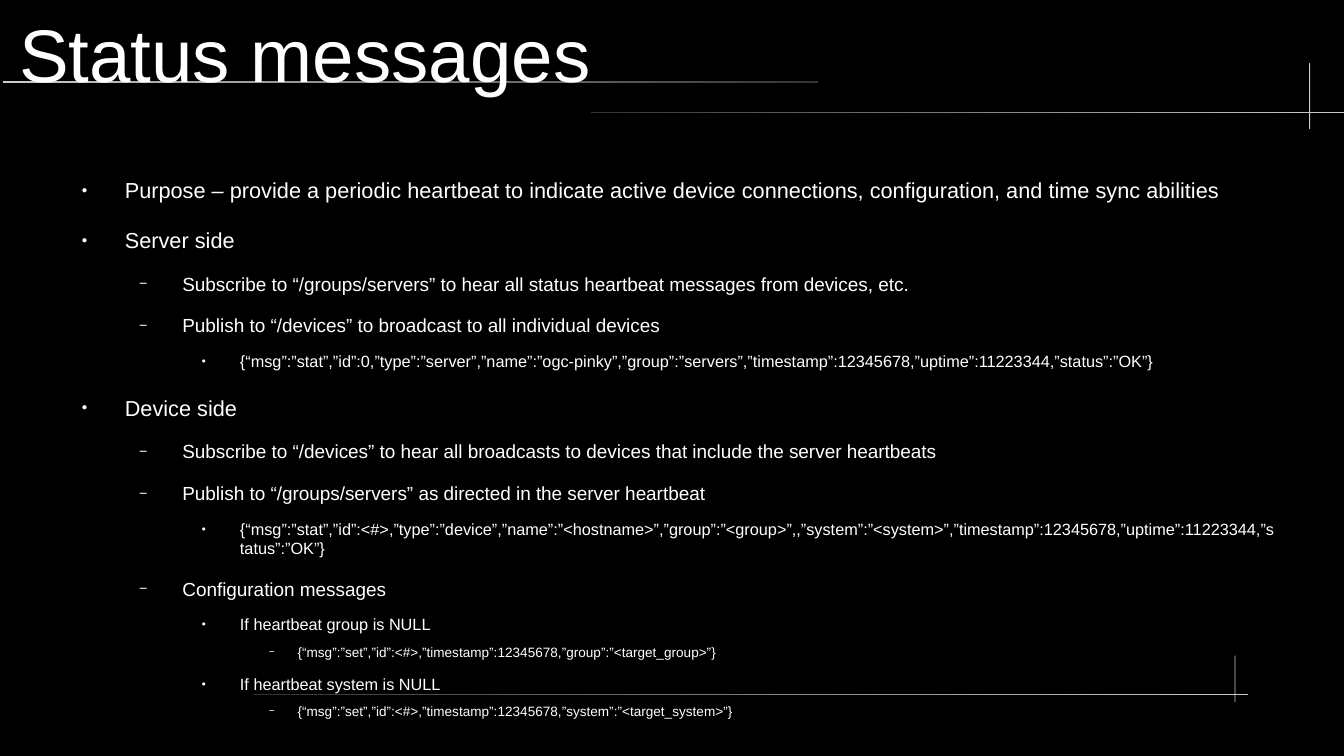
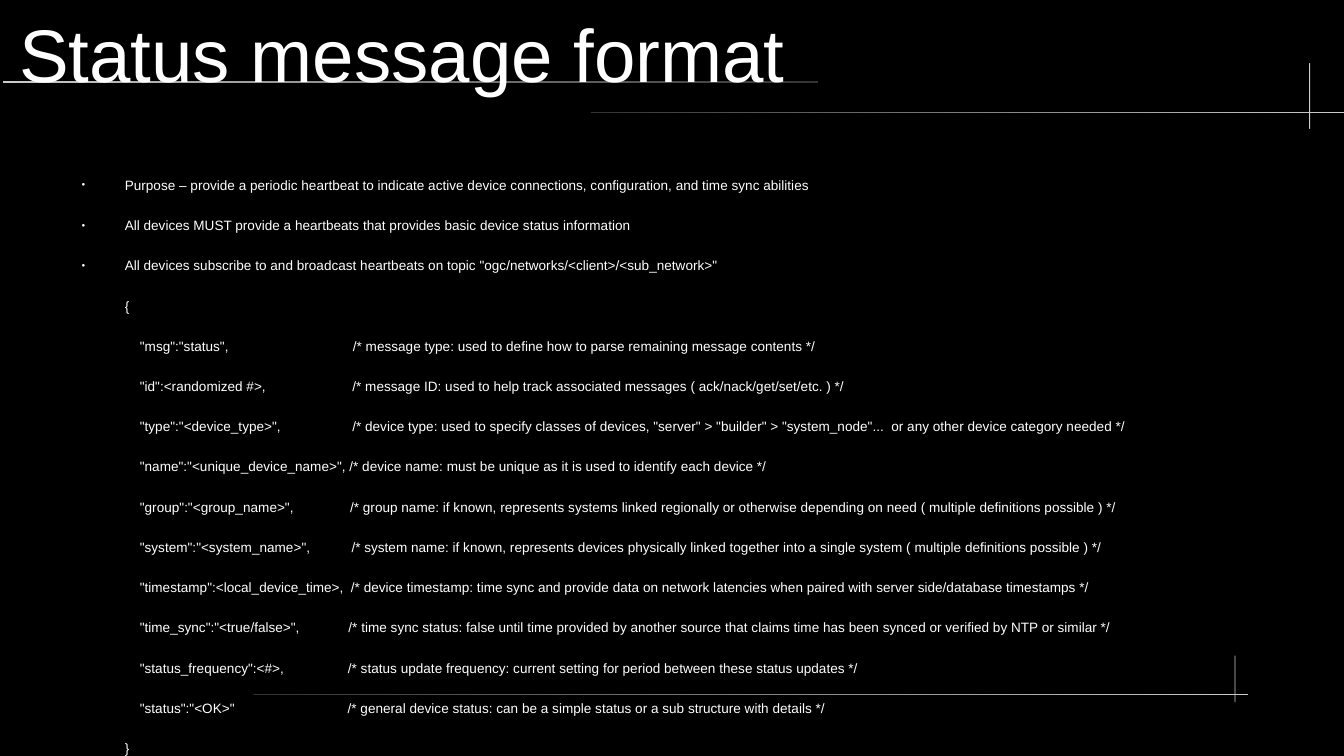
Before and after one commit to kz5ee/mqtt-host-client, a slide deck: slide 8 of ogc-network-mqtt.odp. Drawn at 1344x756 pixels with LibreOffice and Linux fonts; fonts in the diff are those of the drawing. Boxes give left, top, right and bottom in pixels: in the first picture for what was removed or moved away, otherwise in the second. Text is boxed around its words. In the diff, an @@ line names an element or a change of style, - is before the commit and + after.

```diff
--- a/ogc-network-mqtt.odp
+++ b/ogc-network-mqtt.odp
@@ title at (19, 28, 785, 96): text changed @@
-Status messages
+Status message format
@@ text at (125, 180, 808, 193): size 12.8 to 8 pt in "Purpose – provide a periodic heartbeat to ..." @@
@@ text at (125, 220, 1111, 716): text changed; size 9.6 to 8 pt @@
-● Server side
-  − Subscribe to “/groups/servers” to hear all status heartbeat messages from devices, etc.
-  − Publish to “/devices” to broadcast to all individual devices
-    ● {“msg”:”stat”,”id”:0,”type”:”server”,”name”:”ogc-pinky”,”group”:”servers”,”timestamp”:12345678,”uptime”:11223344,”status”:”OK”}
-● Device side
-  − Subscribe to “/devices” to hear all broadcasts to devices that include the server heartbeats
-  − Publish to “/groups/servers” as directed in the server heartbeat
-    ● {“msg”:”stat”,”id”:<#>,”type”:”device”,”name”:”<hostname>”,”group”:”<group>”,,”system”:”<system>”,”timestamp”:12345678,”uptime”:11223344,”status”:”OK”}
-  − Configuration messages
-    ● If heartbeat group is NULL
-      − {“msg”:”set”,”id”:<#>,”timestamp”:12345678,”group”:”<target_group>”}
-    ● If heartbeat system is NULL
-      − {“msg”:”set”,”id”:<#>,”timestamp”:12345678,”system”:”<target_system>”}
+● All devices MUST provide a heartbeats that provides basic device status information
+● All devices subscribe to and broadcast heartbeats on topic "ogc/networks/<client>/<sub_network>"
+{
+"msg":"status", /* message type: used to define how to parse remaining message contents */
+"id":<randomized #>, /* message ID: used to help track associated messages ( ack/nack/get/set/etc. ) */
+"type":"<device_type>", /* device type: used to specify classes of devices, "server" > "builder" > "system_node"... or any other device category needed */
+"name":"<unique_device_name>", /* device name: must be unique as it is used to identify each device */
+"group":"<group_name>", /* group name: if known, represents systems linked regionally or otherwise depending on need ( multiple definitions possible ) */
+"system":"<system_name>", /* system name: if known, represents devices physically linked together into a single system ( multiple definitions possible ) */
+"timestamp":<local_device_time>, /* device timestamp: time sync and provide data on network latencies when paired with server side/database timestamps */
+"time_sync":"<true/false>", /* time sync status: false until time provided by another source that claims time has been synced or verified by NTP or similar */
+"status_frequency":<#>, /* status update frequency: current setting for period between these status updates */
+"status":"<OK>" /* general device status: can be a simple status or a sub structure with details */
+}
```
Also in this commit, not shown: 6 other slides changed, 3 slides added, 1 slide removed.
